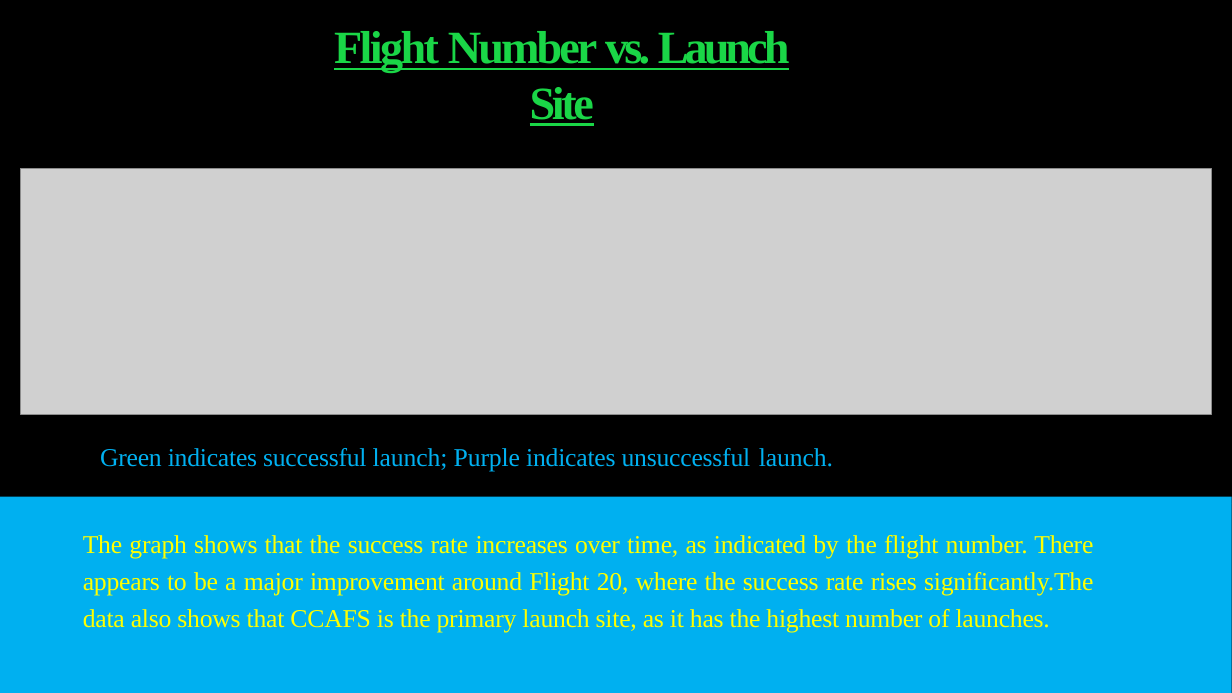
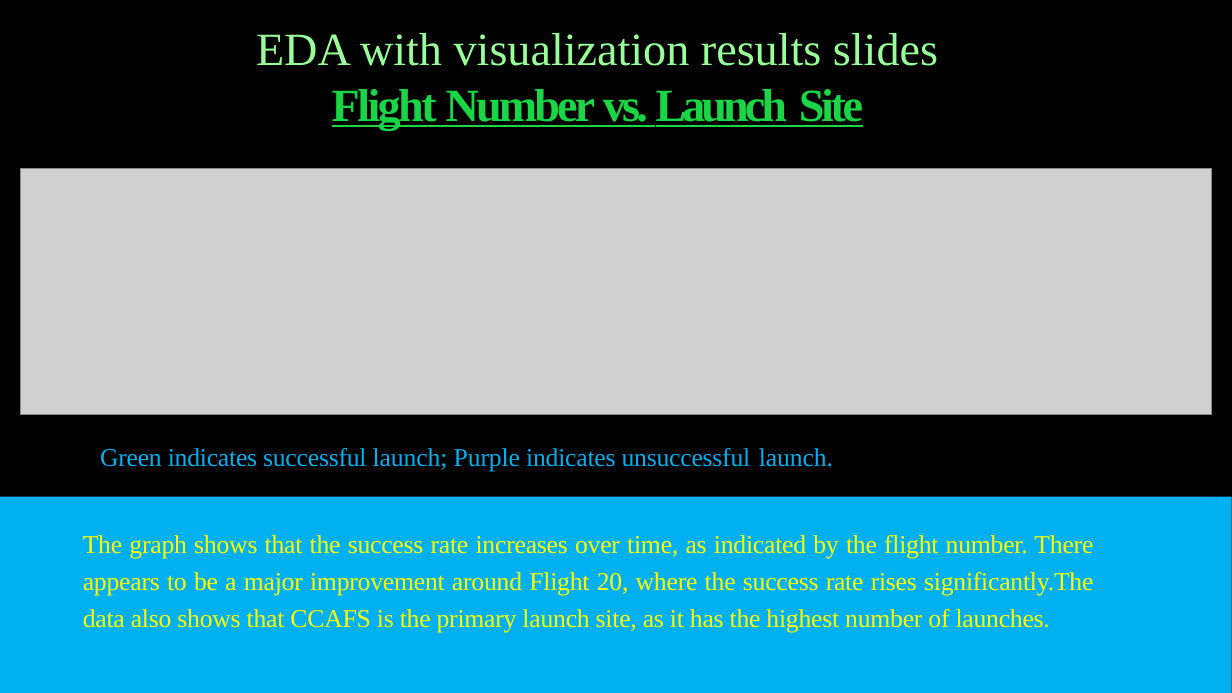
Before and after one commit to thayhiepth/Applied_Data_Science_Capstone, a slide deck: slide 15 of Data Science Capstone Project.pptx (slide 18 before the commit). Drawn at 1232x693 pixels with LibreOffice and Linux fonts; fonts in the diff are those of the drawing; grey boxes stand for pictures. Boxes give left, top, right and bottom in pixels: in the first picture for what was removed or moved away, otherwise in the second. Text is boxed around its words. In the diff, an @@ line names an element or a change of style, - is before the commit and + after.

```diff
--- a/Data Science Capstone Project.pptx
+++ b/Data Science Capstone Project.pptx
@@ title at [256, 33, 938, 130]: text changed; text colour #1AD647 to #99FF99; bold off @@
-Flight Number vs. Launch Site
+EDA with visualization results slides
+Flight Number vs. Launch Site
```
Also in this commit, not shown: 36 other slides changed, 3 slides added, 4 slides removed, 1 other file.
